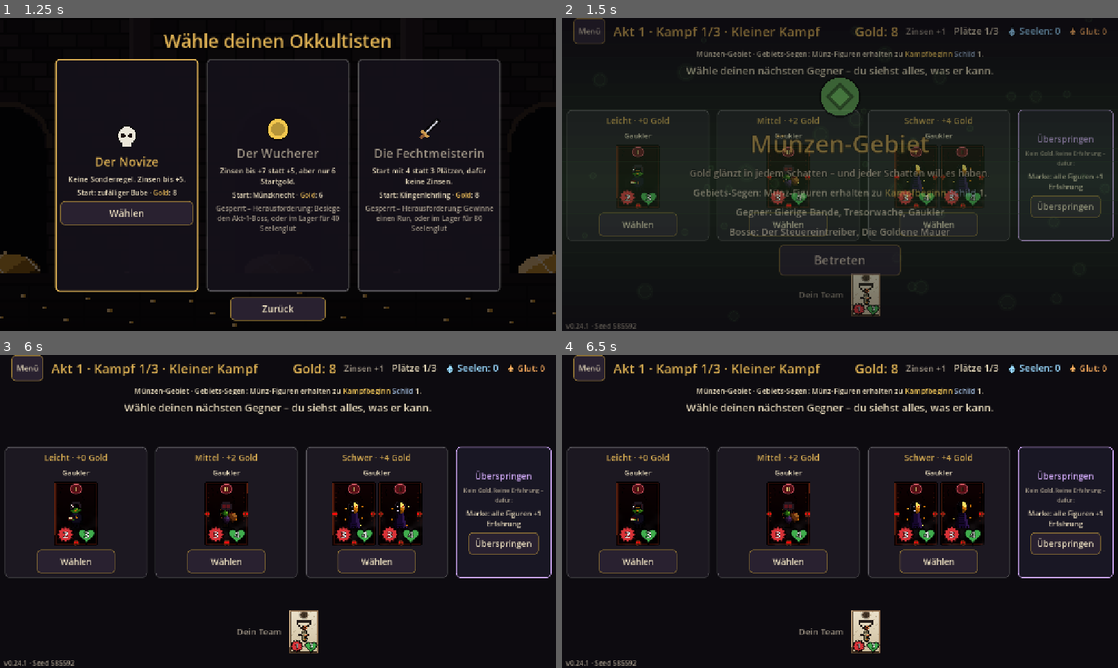
Above: before the commit, frames 1-4 (two rows, left to right).
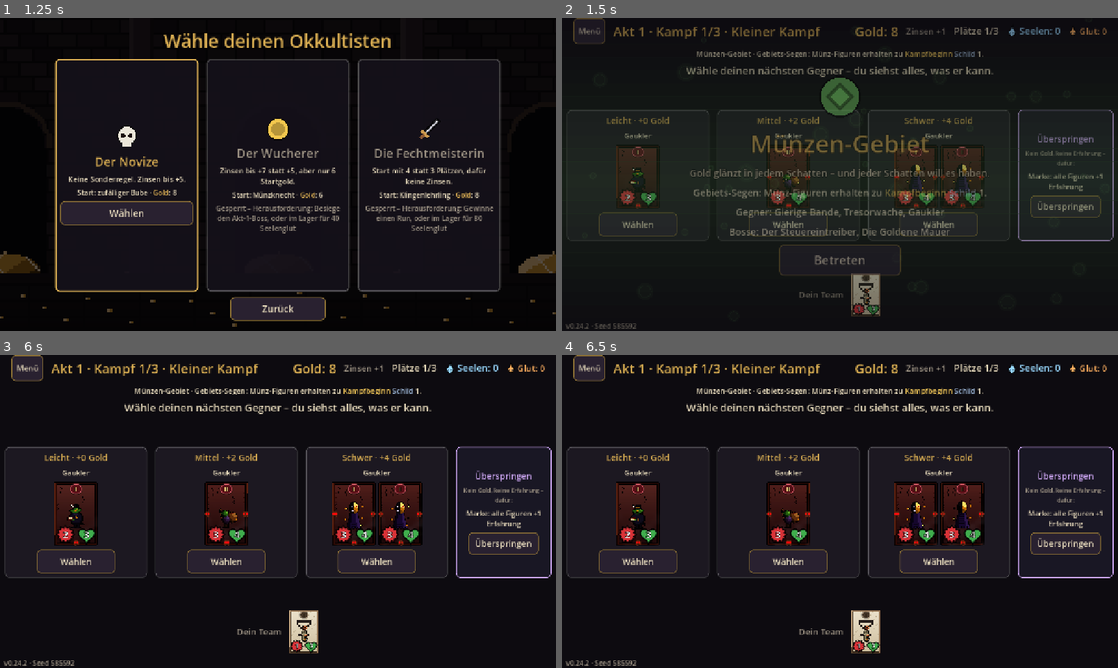
Above: after the commit, the same moments.

Repository: aaronvogel77-source/Roguelike
Game: Godot game, scene res://scenes/run.tscn
The game is run twice, just before and just after one commit, with the same random seed, the same clock (stepped at 60 frames per second) and the same inputs.
Inputs:
- Up to frame 1 (1.25 s): click "Neuer Run" at 0.5 s
- Up to frame 2 (1.5 s): click "Wählen" at 1.25 s
- Up to frame 3 (6 s): click "Menü" at 2 s; click "Wählen" at 2.75 s; click "Wählen" at 3.5 s; click "Wählen" at 4.25 s; click "Überspringen" at 5 s; click "Betreten" at 5.75 s
- Up to frame 4 (6.5 s): no input

Frame 1 is identical in both runs. In frame 2, 1.5% of the frame differs, in the area x 4-76%, y 41-100%; in frame 3, 3.0%; in frame 4, 3.0%.

Commit message:
v0.24.2: calmer skin cards, glow behind cards, brighter enemy card background
Co-Authored-By: Claude Opus 5.5 <noreply@anthropic.com>
Claude-Session: https://claude.ai/code/session_012xz7sgY2qmHGHRn3NLdPtd

Diff:
--- a/project.godot
+++ b/project.godot
@@ -6,7 +6,7 @@
 [application]
 
 config/name="Arcana (working title)"
-config/version="0.24.1"
+config/version="0.24.2"
 config/description="Dark-fantasy auto-battler roguelite with tarot court-card figures."
 run/main_scene="res://scenes/run.tscn"
 config/features=PackedStringArray("4.6", "GL Compatibility")
--- a/scripts/ui/card_art.gd
+++ b/scripts/ui/card_art.gd
@@ -185,13 +185,14 @@
 	var light := Color(theme[1])
 	var frame := [main.darkened(0.7), main.darkened(0.3), main, light]
 	var c := PixelCanvas.new(w, h)
-	_gradient(c, w, h, main.darkened(0.55), main.darkened(0.85))
-	_rays(c, w, h, Color(main, 0.35), 14)
-	_stars(c, w, h, light)
-	_watermark(c, w, h, suit, Color(light, 0.25), true)
+	# A calm, neutral background so the skinned figure stands out; the theme
+	# colour lives in the frame and a faint watermark only.
+	_gradient(c, w, h, Color("4a4450").lerp(main, 0.12), Color("1e1a24"))
+	_fibres(c, w, h, Color("2a2630"))
+	_watermark(c, w, h, suit, Color(light, 0.12), true)
 	_frame(c, w, h, [frame])
 	_round(c, w, h)
-	return {"tex": c.texture(), "fx": {"gloss": 1.0, "sparkle": 1.0}, "accent": main, "dark": true}
+	return {"tex": c.texture(), "fx": {"gloss": 0.35}, "accent": main, "dark": true}
 
 
 ## Enemy cards: the same bold card as the player's, but cursed - dark
@@ -200,17 +201,16 @@
 static func _enemy(w: int, h: int, tier: int, boss: bool) -> Dictionary:
 	var c := PixelCanvas.new(w, h)
 	var level := 4 if boss else tier
-	var bg_top := Color("3a1a20").lerp(Color("4a0c14"), level / 4.0)
-	_gradient(c, w, h, bg_top, Color("0e0406"))
+	# A dusty blood-red mid tone (not black), so dark creatures still stand out.
+	var bg_top := Color("9a6a62").lerp(Color("8a4a46"), level / 4.0)
+	_gradient(c, w, h, bg_top, Color("5a3434").lerp(Color("4a2226"), level / 4.0))
 	for i in 4 + level * 2:  # cracks through the cursed parchment
 		var x := (i * 17 + 9) % w
 		var y := (i * 31 + 6) % maxi(1, h - 10)
 		for s in 7 + level * 2:
 			x += [-1, 0, 1, 1, 0, -1][(s + i) % 6]
 			y += 1
-			c.px(Color("0a0204"), x, y)
-	# A big skull watermark behind the creature, clearer for stronger enemies.
-	_skull(c, w / 2 - 7, int(h * 0.42) - 8, 2, Color(0.55, 0.12, 0.14, 0.18 + 0.08 * level), Color(1.0, 0.2, 0.2, 0.3 + 0.12 * level))
+			c.px(Color("3a1a1c"), x, y)
 	var frame := _colors(["1a0a0a", "4a2a24", "8a6a5a", "c8b8a0"] if level >= 3 else ["140808", "3a1a14", "6a3424", "9a5a3a"])
 	_frame(c, w, h, [frame])
 	if level >= 2:  # thorns pointing inwards
--- a/scripts/ui/unit_card.gd
+++ b/scripts/ui/unit_card.gd
@@ -24,6 +24,7 @@
 var _style: StyleBoxFlat
 var _face: Dictionary = {}
 var _overlay: Panel
+var _glow_style: StyleBoxFlat
 var _level_seal: Label
 var _identity: HBoxContainer
 var _chips: HFlowContainer
@@ -84,15 +85,14 @@
 		_style.shadow_color = Color(Palette.SUIT_COLORS.get(suits[-1], Palette.GOLD), 0.75)
 		_style.shadow_size = 3 + 3 * stage
 		if stage >= 3:
-			_cycle_glow(suits)
+			_cycle_glow.call_deferred(suits)  # after the glow panel exists
 	# Legendary skins: a glowing frame in the skin's theme colour.
 	var skin := String(Cosmetics.skins.get(String(unit_definition.get("id", "")), "")) if not enemy else ""
 	if skin != "" and FigureArt.SKINS.has(skin):
 		var theme_color := Color(FigureArt.FX_COLORS[FigureArt.SKINS[skin]["fx"]][0])
-		_style.border_color = theme_color
-		_style.shadow_color = Color(theme_color, 0.8)
-		_style.shadow_size = maxi(_style.shadow_size, 8)
-		_style.set_border_width_all(2)
+		_style.border_color = theme_color  # the frame shows the theme; no glow over the figure
+		_style.shadow_color = Color(theme_color, 0.35)
+		_style.shadow_size = maxi(_style.shadow_size, 3)
 	add_child(body)
 	_add_portrait(initial, unit_definition, enemy)
 
@@ -105,6 +105,18 @@
 	column.add_theme_constant_override("separation", 2)
 	column.mouse_filter = Control.MOUSE_FILTER_IGNORE
 	margin.add_child(column)
+	# The glow (fusions, skins) is a shadow BEHIND the card face; the overlay
+	# on top only draws borders (flashes, selection), never a tint.
+	_glow_style = _style.duplicate()
+	_glow_style.border_color = Color(0, 0, 0, 0)
+	_glow_style.set_border_width_all(0)
+	var glow := Panel.new()
+	glow.mouse_filter = Control.MOUSE_FILTER_IGNORE
+	glow.add_theme_stylebox_override("panel", _glow_style)
+	body.add_child(glow)
+	body.move_child(glow, 0)
+	_style.shadow_size = 0
+	_style.shadow_color = Color(0, 0, 0, 0)
 	_overlay = Panel.new()
 	_overlay.mouse_filter = Control.MOUSE_FILTER_IGNORE
 	_overlay.add_theme_stylebox_override("panel", _style)
@@ -200,7 +212,7 @@
 	var colors: Array = suits.map(func(s: String) -> Color: return Color(Palette.SUIT_COLORS.get(s, Palette.GOLD), 0.8))
 	var tween := create_tween().set_loops()
 	for color in colors:
-		tween.tween_property(_style, "shadow_color", color, 0.8)
+		tween.tween_property(_glow_style, "shadow_color", color, 0.8)
 
 
 ## Short gold flash on the frame when this unit's ability fires.
Not shown, changed: GAME_DESIGN.md
